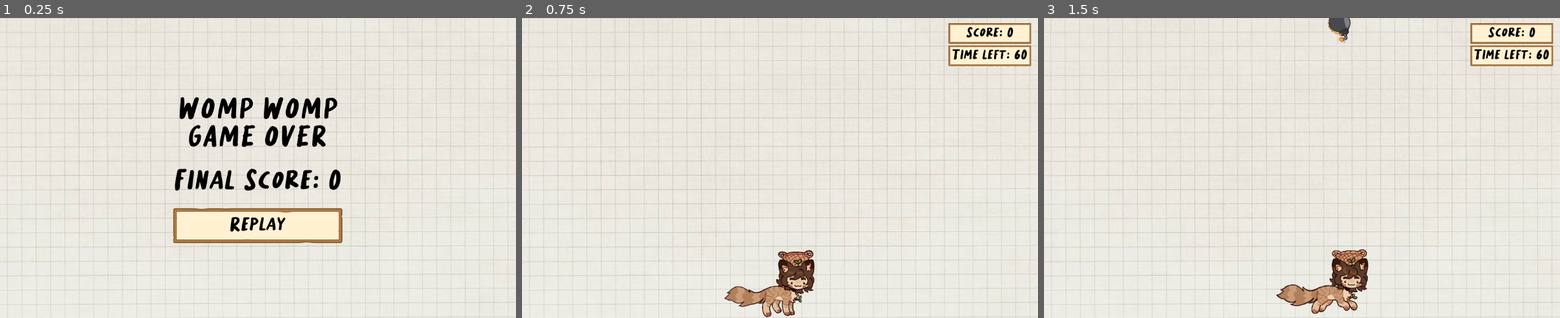
Above: before the commit, frames 1-3 (left to right).
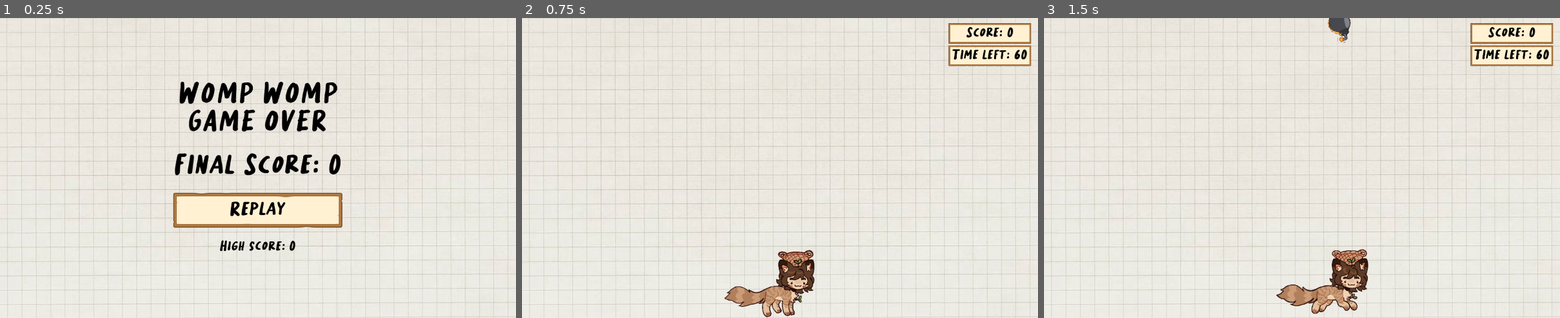
Above: after the commit, the same moments.

Repository: Emma-Fuller/CourierBirthday2023
Game: Godot game, scene res://Scenes/EndCard/EndCard.tscn
Two runs of this game, one before a commit and one after it. Both use one fixed random seed, a clock stepped at 60 frames per second and the inputs below. This scene is started directly instead of the project's main scene. Sound files missing from this copy of the repository are replaced by a short silence.
Inputs:
- Up to frame 1 (0.25 s): no input
- Up to frame 2 (0.75 s): click "Replay" at 0.5 s
- Up to frame 3 (1.5 s): tap Enter at 1.25 s; hold Right (ui_right) from 1.28 s (still down)

The runs differ from the first frame. In frame 1, 8.2% of the frame differs, in the area x 33-67%, y 21-78%; in frame 2, nothing differs; in frame 3, nothing differs.

Commit message:
Add high score saving

Diff:
--- a/Scenes/EndCard/EndCard.tscn
+++ b/Scenes/EndCard/EndCard.tscn
@@ -1,10 +1,11 @@
-[gd_scene load_steps=6 format=3 uid="uid://b1acm7p7k8nuf"]
+[gd_scene load_steps=7 format=3 uid="uid://b1acm7p7k8nuf"]
 
 [ext_resource type="Script" path="res://Scenes/TitleScene/TitleScene.gd" id="1_mggf6"]
 [ext_resource type="Texture2D" uid="uid://cwncik42ogb6j" path="res://Sprites/Background.png" id="2_kajcx"]
 [ext_resource type="Script" path="res://Scenes/Game/GameManager.gd" id="3_dbhe2"]
 [ext_resource type="Theme" uid="uid://b2vnrnnylbxce" path="res://Theme/GameTheme.tres" id="4_8xb1c"]
 [ext_resource type="Script" path="res://Scenes/EndCard/FinalScore.gd" id="5_5f2h6"]
+[ext_resource type="Script" path="res://Scenes/EndCard/HighScoreText.gd" id="6_8rn7w"]
 
 [node name="End Card" type="Node2D"]
 script = ExtResource("1_mggf6")
@@ -58,6 +59,14 @@
 theme = ExtResource("4_8xb1c")
 text = "QUIT"
 
+[node name="High Score Text" type="Label" parent="UI Area/Vertical Layout"]
+layout_mode = 2
+theme = ExtResource("4_8xb1c")
+theme_override_font_sizes/font_size = 35
+text = "High score: 0"
+horizontal_alignment = 1
+script = ExtResource("6_8rn7w")
+
 [connection signal="timeout" from="Falling Items/Spawn Timer" to="Falling Items" method="spawn_item"]
 [connection signal="pressed" from="UI Area/Vertical Layout/Replay Button" to="." method="_on_play_button_pressed"]
 [connection signal="pressed" from="UI Area/Vertical Layout/Quit Button" to="." method="_on_quit_button_pressed"]
--- a/Scenes/EndCard/FinalScore.gd
+++ b/Scenes/EndCard/FinalScore.gd
@@ -1,5 +1,4 @@
 extends Label
 
-# Called every frame. 'delta' is the elapsed time since the previous frame.
-func _process(_delta):
+func _ready():
 	text = "Final Score: %d" % ScoreManager.score
--- /dev/null
+++ b/Scenes/EndCard/HighScoreText.gd
@@ -0,0 +1,22 @@
+extends Label
+
+const SAVE_FILE_PATH = "user://highscore.dat"
+var highscore = 0
+
+func _ready():
+	var highscore = load_highscore()
+
+	if ScoreManager.score > highscore:
+		highscore = ScoreManager.score
+		save_highscore(highscore)
+
+	text = "High score: %d" % highscore
+
+func load_highscore() -> int:
+	var save_data = FileAccess.open(SAVE_FILE_PATH, FileAccess.READ)
+	return save_data.get_64() if save_data else 0
+
+func save_highscore(score: int):
+	var save_data = FileAccess.open(SAVE_FILE_PATH, FileAccess.WRITE)
+	save_data.store_64(score)
+	save_data.flush()
